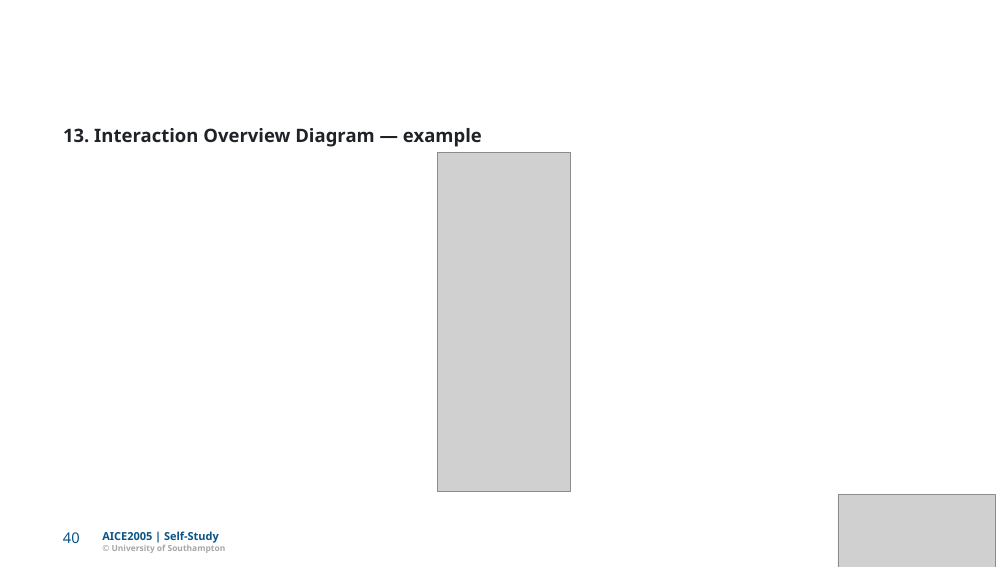
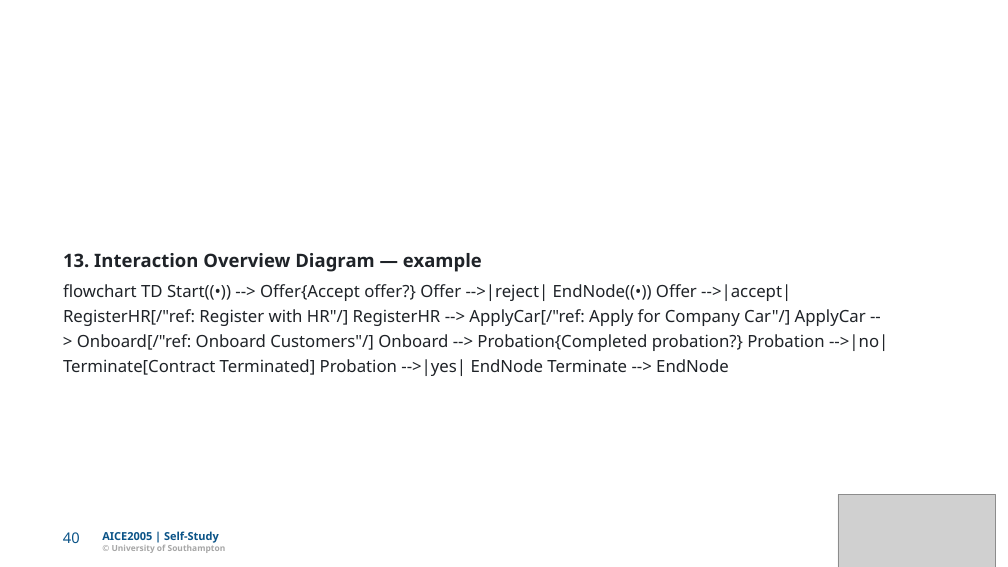
Before and after one commit to Dr-AlHashimy/Module_AICE2005_2627, a slide deck: slide 40 of html/COMP-_L7.1_lecture_self.pptx. Drawn at 1008x567 pixels with LibreOffice and Linux fonts; fonts in the diff are those of the drawing; grey boxes stand for pictures. Boxes give left, top, right and bottom in pixels: in the first picture for what was removed or moved away, otherwise in the second. Text is boxed around its words. In the diff, an @@ line names an element or a change of style, - is before the commit and + after.

```diff
--- a/html/COMP-_L7.1_lecture_self.pptx
+++ b/html/COMP-_L7.1_lecture_self.pptx
@@ picture removed at (x1=437, y1=153, x2=571, y2=492) @@
@@ text "13. Interaction Overview Diagram — ..." moved from (x1=63, y1=128, x2=482, y2=147) to (x1=63, y1=253, x2=482, y2=272) @@
@@ text added at (x1=63, y1=284, x2=791, y2=301), 16 pt, text #1F2328 @@
+ﬂowchart TD Start((•)) --> Oﬀer{Accept oﬀer?} Oﬀer -->|reject| EndNode((•)) Oﬀer -->|accept|
@@ text added at (x1=63, y1=309, x2=866, y2=326), 16 pt, text #1F2328 @@
+RegisterHR[/"ref: Register with HR"/] RegisterHR --> ApplyCar[/"ref: Apply for Company Car"/] ApplyCar --
@@ text added at (x1=63, y1=359, x2=729, y2=376), 16 pt, text #1F2328 @@
+Terminate[Contract Terminated] Probation -->|yes| EndNode Terminate --> EndNode
@@ text added at (x1=77, y1=334, x2=888, y2=351), 16 pt, text #1F2328 @@
+> Onboard[/"ref: Onboard Customers"/] Onboard --> Probation{Completed probation?} Probation -->|no|
```
Also in this commit, not shown: 14 other slides changed, 17 other files.
